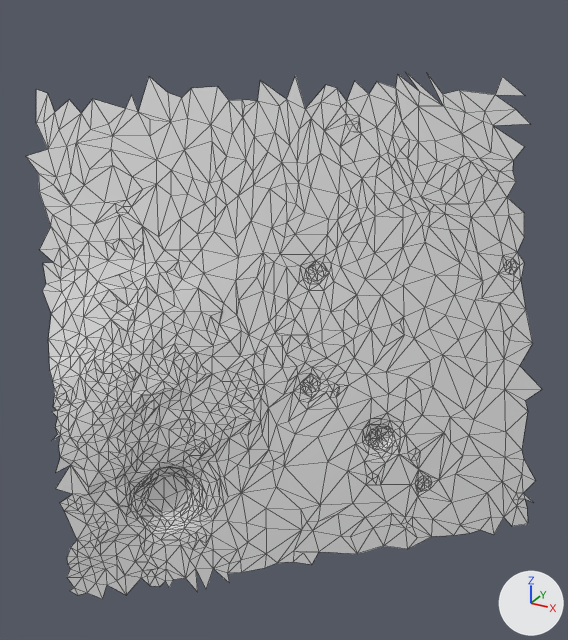
A saved change to the glTF model moon small_tiles/tile_146.glb.
The view is the same before and after, from a camera (50 mm lens) standing at (22.18, -27.28, 10.96) and looking at (18.44, -20.49, 7.57). Every picture has the same lights, and +X, +Y and +Z are marked at lower right. The first picture is the older version. Mesh edges are drawn as thin lines. Vertices at exactly the same position are counted once.

The older version as bpy lines, for what is in view:
```python
me_t146 = bpy.data.meshes.new('t146')
me_t146.from_pydata(...)  # 1218 vertices, 2291 faces; spans x 16.31..21.06, y -22.74..-18.17, z 4.87..10.05
ob_t146 = bpy.data.objects.new('t146', me_t146)
ob_t146.location = (0.0, 0.0, 0.0)
```
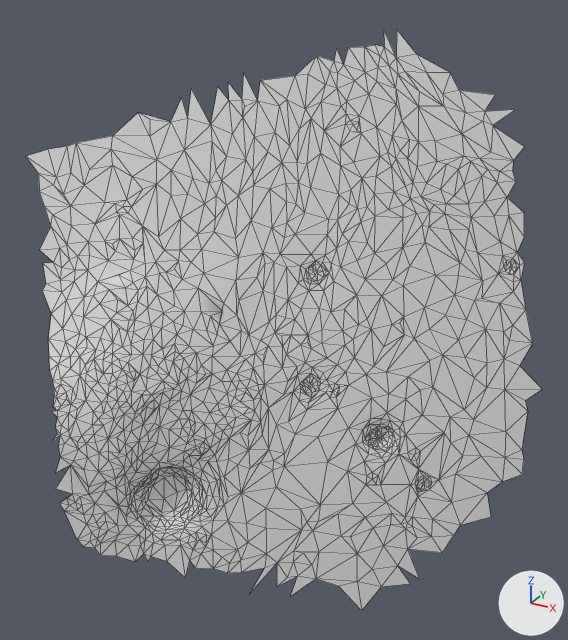
What differs and where, as boxes (x1, y1, x2, y2) in the pictures (568 x 640 px):
't146', reshaped (11% taller): before (26, 74, 542, 599); after (26, 30, 542, 611)
part 1 of me_t146, reshaped: before (36, 76, 530, 149); after (228, 30, 459, 109)
part 2 of me_t146, reshaped: before (67, 460, 535, 599); after (250, 535, 454, 611)

The change, as a diff of the scene's bpy script:
```diff
--- a/moon small_tiles/tile_146.glb.py
+++ b/moon small_tiles/tile_146.glb.py
@@ me_t146 @@
 # used by ob_t146; location = (0.0, 0.0, 0.0)
-me_t146.from_pydata(...)  # 1218 vertices, 2291 faces; spans x 16.31..21.06, y -22.74..-18.17, z 4.87..10.05
+me_t146.from_pydata(...)  # 1181 vertices, 2236 faces; spans x 16.33..20.92, y -22.64..-18.3, z 4.29..10.44
+# me_t146 part 1
+# 18 vertices are removed from x 16.31..20.3, y -21.66..-18.17, z 9.45..10.05
+# 28 faces are deleted
+# 22 vertices are added at x 17.77..19.51, y -20.42..-18.78, z 9.98..10.44
+# 44 new faces join them
+# me_t146 part 2
+# 56 vertices are removed from x 17.1..21.06, y -22.74..-19.05, z 4.87..5.58
+# 95 faces are deleted
+# 15 vertices are added at x 18.61..20.27, y -21.59..-20.02, z 4.29..4.88
+# 24 new faces join them
```
